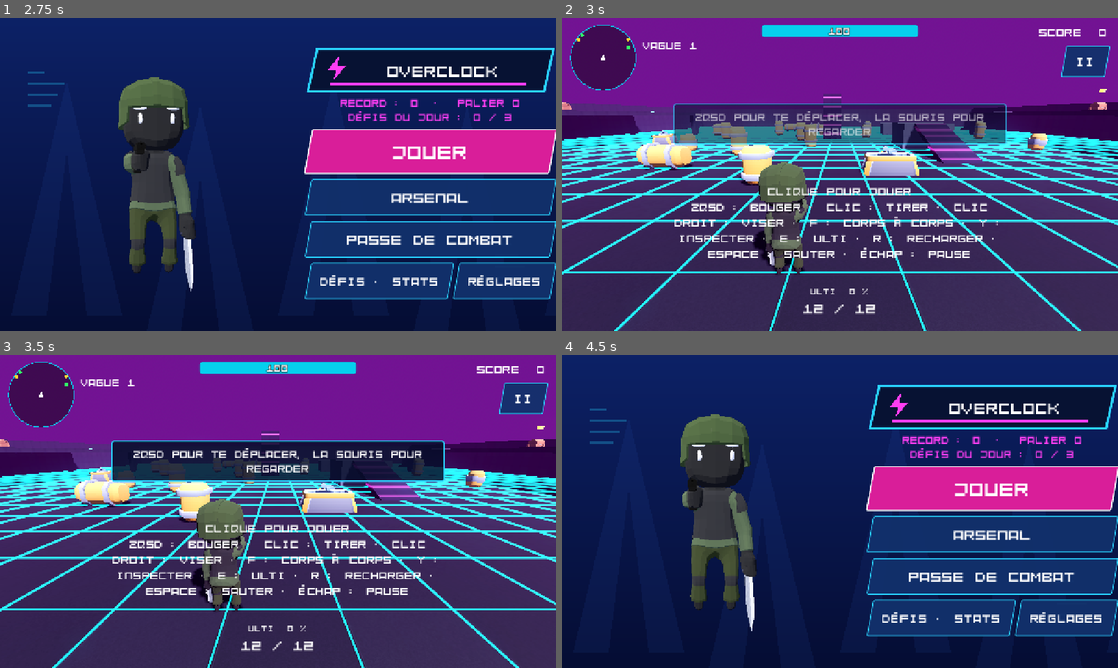
Above: before the commit, frames 1-4 (two rows, left to right).
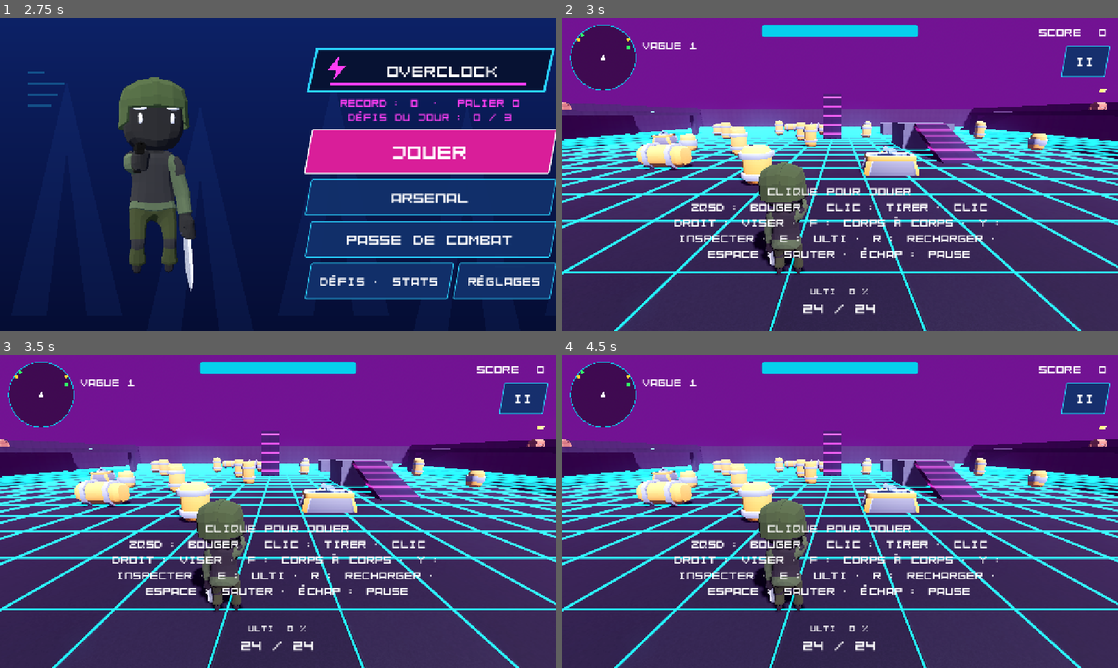
Above: after the commit, the same moments.

Repository: mariusortiz/overclock
Game: Godot game, scene res://scenes/loading.tscn
Two runs of this game, one before a commit and one after it. Both use one fixed random seed, a clock stepped at 60 frames per second and the inputs below.
Inputs (mouse positions are in pixels of both pictures, inside the frame that each line leads up to):
- Up to frame 1 (2.75 s): tap Enter at 0.5, 2 s; move the mouse to (400, 158) at 0.52 s; hold D (move_right) 0.53-1.25 s; tap F (melee) at 0.6 s; click (400, 158) at 0.67 s; tap Space (jump) at 0.77, 0.8, 1.07, 1.25, 2.3 s; drag from (166, 190) to (250, 237) at 1.27 s; move the mouse to (333, 105) at 2.02 s; hold D (move_right) from 2.03 s (still down); tap Y (inspect) at 2.1 s; click (333, 105) at 2.17 s
- Up to frame 2 (3 s): release D (move_right) at 2.75 s; click "JOUER" at 2.75 s
- Up to frame 3 (3.5 s): no input
- Up to frame 4 (4.5 s): click "II" at 3.5 s; click "MENU" (after the commit: "QUITTER (MOITIÉ XP)") at 4.25 s

Frame 1 is identical in both runs. In frame 2, 7.8% of the frame differs, in the area x 20-80%, y 3-95%; in frame 3, 8.3%; in frame 4, 100%, in the area x 0-100%, y 0-100%.
Error after the commit: Parse Error: Cannot infer the type of "map" variable because the value doesn't have a set type. (res://scripts/wave_manager.gd:206)

Commit message:
Bosses in the middle of the arena, inspection without the extra magazine, quitting pays half the XP
The boss of a wave now appears at the arena's center (nearest walkable
point). The magazine added to the inspection is gone: guns just turn and
tilt. QUITTER in the pause menu ends the game like a death: half the XP,
challenges, stats and leaderboard counted, then the end screen.

Co-Authored-By: Claude Opus 5.5 <noreply@anthropic.com>
Claude-Session: https://claude.ai/code/session_01TMrhLU8C9hMQ3DU14F1G1z

Diff:
--- a/scenes/hud.tscn
+++ b/scenes/hud.tscn
@@ -333,7 +333,7 @@
 [node name="Menu" type="Button" parent="PauseMenu/Center/Box"]
 custom_minimum_size = Vector2(0, 72)
 theme_override_font_sizes/font_size = 28
-text = "MENU"
+text = "QUITTER (MOITIÉ XP)"
 
 [node name="PerkChoice" type="Control" parent="."]
 process_mode = 3
--- a/scripts/hud.gd
+++ b/scripts/hud.gd
@@ -5,12 +5,14 @@
 
 signal replay_pressed
 signal menu_pressed
+## The player gave up the game from the pause menu.
+signal quit_pressed
 signal perk_chosen(type: Perk.Type)
 ## Answer to the choice offered after a boss: go on, or go home with the XP.
 signal exit_chosen(leave: bool)
 
 ## How a game ended.
-enum Result { DEATH, VICTORY, LEFT }
+enum Result { DEATH, VICTORY, LEFT, QUIT }
 
 const BANNER_TIME := 2.5
 const FADE_TIME := 0.4
@@ -68,7 +70,7 @@
 	_replay_button.pressed.connect(replay_pressed.emit)
 	_menu_button.pressed.connect(menu_pressed.emit)
 	_pause_button.pressed.connect(pause_menu.open)
-	pause_menu.menu_pressed.connect(menu_pressed.emit)
+	pause_menu.menu_pressed.connect(quit_pressed.emit)
 	for i in _perk_buttons.size():
 		_perk_buttons[i].pressed.connect(_on_perk_button_pressed.bind(i))
 	_continue_button.pressed.connect(_on_exit_button_pressed.bind(false))
@@ -292,11 +294,15 @@
 		_best_score.text += "  ·  %de du classement" % rank if rank > 1 else "  ·  1er du classement"
 	if result == Result.DEATH:
 		_xp_label.text += "  (moitié : tu es mort)"
+	elif result == Result.QUIT:
+		_xp_label.text += "  (moitié : partie quittée)"
 	for challenge in challenges:
 		_xp_label.text += "\nDéfi réussi : %s  +%d XP" % [challenge.text, challenge.xp]
 	if not unlocked.is_empty():
 		_xp_label.text += "\nDébloqué : " + ", ".join(unlocked)
-	if result != Result.DEATH:
+	if result == Result.QUIT:
+		_end_title.text = "PARTIE QUITTÉE"
+	elif result != Result.DEATH:
 		_end_title.text = "VICTOIRE" if result == Result.VICTORY else "XP ENCAISSÉE"
 		_end_title.add_theme_color_override("font_color", Color(1.0, 0.85, 0.3))
 		_replay_button.visible = result == Result.LEFT
--- a/scripts/inspection.gd
+++ b/scripts/inspection.gd
@@ -1,8 +1,8 @@
 class_name Inspection
 extends Node3D
 ## Weapon inspection: brings a copy of the weapon up close in front of the
-## camera and plays with it. A gun is turned over and its magazine comes out,
-## spins and goes back in; a butterfly knife flips open and shut; any other
+## camera and plays with it. A gun is shown side-on, tilted one way then the
+## other, and turned over; a butterfly knife flips open and shut; any other
 ## melee weapon is turned around. Add it as a child of the camera.
 ##
 ## The copy moves on its own: the characters have no animation for this.
@@ -16,10 +16,6 @@
 const GUN_LENGTH := 0.5
 const MELEE_HEIGHT := 0.46
 const DURATION := {Kind.GUN: 3.7, Kind.BUTTERFLY: 3.5, Kind.MELEE: 2.6}
-## Guns loaded some other way than with a magazine: they roll over instead.
-const NO_MAGAZINE: Array[String] = ["revolver", "shotgun", "bazooka"]
-## Guns whose magazine is in the grip rather than ahead of it.
-const MAGAZINE_IN_GRIP: Array[String] = ["blaster", "pistol"]
 const BUTTERFLY_ID := "butterfly"
 ## Height of the butterfly knife's pivot above the hand: the 0.07 pivot of
 ## tools/make_melee_models.py at its scale of 1.85.
@@ -33,16 +29,6 @@
 	[1.2, Vector3(-25, 90, 12)], [2.2, Vector3(-25, 90, 12)], [2.5, Vector3(0, 90, 0)],
 	[2.9, Vector3(0, 270, 0)], [3.3, Vector3(10, 270, -6)], [3.7, Vector3(0, 300, -30)],
 ]
-const GUN_ROLL := [
-	[0.0, Vector3(0, 40, -30)], [0.35, Vector3(0, 90, 0)], [1.0, Vector3(0, 90, 8)],
-	[2.2, Vector3(360, 90, 8)], [2.5, Vector3(360, 90, 0)],
-	[2.9, Vector3(360, 270, 0)], [3.3, Vector3(370, 270, -6)], [3.7, Vector3(360, 300, -30)],
-]
-## How far the magazine is out of the gun, in magazine heights, and its spin.
-const MAGAZINE_OUT := [[1.0, 0.0], [1.3, 1.2], [1.6, 1.8], [1.9, 1.8], [2.1, 1.2], [2.3, 0.0]]
-const MAGAZINE_SPIN := [[1.3, 0.0], [1.95, 360.0]]
-## The gun jumps a little when the magazine clicks back in.
-const GUN_KICK := [[2.25, 0.0], [2.32, 0.02], [2.5, 0.0]]
 
 const KNIFE_PLACE := [[0.0, HIDDEN], [0.3, SHOWN], [3.1, SHOWN], [3.5, HIDDEN]]
 ## Angle of each handle around the pivot: 0 is open, 180 folded over the blade.
@@ -59,10 +45,6 @@
 var _time := 0.0
 var _item: Node3D
 var _item_scale := 1.0
-var _no_magazine := false
-var _magazine: MeshInstance3D
-var _magazine_seat := Vector3.ZERO
-var _magazine_height := 0.0
 var _handle_a: Node3D
 var _handle_b: Node3D
 
@@ -124,26 +106,6 @@
 	model.position.z = GUN_LENGTH * 0.4
 	_item.add_child(model)
 
-	var id: String = gun.id
-	_no_magazine = NO_MAGAZINE.any(func(prefix: String) -> bool: return id.begins_with(prefix))
-	if _no_magazine:
-		return
-	var in_grip: bool = MAGAZINE_IN_GRIP.any(func(prefix: String) -> bool: return id.begins_with(prefix))
-	var box := BoxMesh.new()
-	box.size = Vector3(0.03, 0.12, 0.055) if in_grip else Vector3(0.032, 0.15, 0.07)
-	box.material = Loadout.magazine_material(skin)
-	_magazine = MeshInstance3D.new()
-	_magazine.mesh = box
-	_magazine_height = box.size.y
-	# Seated, it is flush with the underside of the gun; the model's lowest
-	# point tells where that is.
-	var measures: Dictionary = WeaponModels.DATA[gun.model]
-	var low: Vector3 = measures.min
-	var high: Vector3 = measures.max
-	var bottom := low.y * GUN_LENGTH / (high.x - low.x)
-	_magazine_seat = model.position + Vector3(0, bottom + _magazine_height / 2.0, 0.0 if in_grip else -GUN_LENGTH * 0.2)
-	_item.add_child(_magazine)
-
 
 func _show_butterfly(skin: Dictionary) -> void:
 	_kind = Kind.BUTTERFLY
@@ -177,16 +139,10 @@
 func _pose() -> void:
 	match _kind:
 		Kind.GUN:
-			var attitude: Vector3 = _at(GUN_ROLL if _no_magazine else GUN_TURN)
-			var kick: float = _at(GUN_KICK)
-			_item.position = (_at(GUN_PLACE) as Vector3) + Vector3.UP * kick
+			var attitude: Vector3 = _at(GUN_TURN)
+			_item.position = _at(GUN_PLACE)
 			_item.basis = Basis(Vector3.BACK, deg_to_rad(attitude.z)) * Basis(Vector3.UP, deg_to_rad(attitude.y)) \
 					* Basis(Vector3.FORWARD, deg_to_rad(attitude.x))
-			if not _no_magazine:
-				var out: float = _at(MAGAZINE_OUT)
-				var spin: float = _at(MAGAZINE_SPIN)
-				_magazine.position = _magazine_seat + Vector3.DOWN * out * _magazine_height
-				_magazine.rotation.y = deg_to_rad(spin)
 		Kind.BUTTERFLY:
 			var spin: float = _at(KNIFE_SPIN)
 			var lean: float = _at(KNIFE_LEAN)
--- a/scripts/loadout.gd
+++ b/scripts/loadout.gd
@@ -291,13 +291,6 @@
 	return melee_bounds(item).end.y > MELEE_LONG
 
 
-## What a gun's magazine is made of: the skin's finish, or bare steel.
-static func magazine_material(skin: Dictionary) -> StandardMaterial3D:
-	if skin.pattern:
-		return _finish(skin, PATTERN_SCALE)
-	return _melee_material("Blade")
-
-
 ## Box around a melee weapon's model, to frame it when it is shown alone.
 static func melee_bounds(item: Dictionary) -> AABB:
 	return (load(MELEE_DIR + item.model + ".obj") as Mesh).get_aabb()
--- a/scripts/main.gd
+++ b/scripts/main.gd
@@ -62,6 +62,7 @@
 	hud.menu_pressed.connect(get_tree().change_scene_to_file.bind(MENU_SCENE), CONNECT_DEFERRED)
 	hud.perk_chosen.connect(_on_perk_chosen)
 	hud.exit_chosen.connect(_on_exit_chosen)
+	hud.quit_pressed.connect(_on_quit_pressed)
 
 	player.weapon.hit_confirmed.connect(hud.reticle.show_hit)
 	player.melee.hit_confirmed.connect(hud.reticle.show_hit)
@@ -331,6 +332,16 @@
 		Engine.time_scale = 1.0
 
 
+## Giving up from the pause menu ends the game like a death: half the XP,
+## the challenges and stats counted, then the end screen.
+func _on_quit_pressed() -> void:
+	waves.stop()
+	player.process_mode = Node.PROCESS_MODE_DISABLED
+	Input.action_release("fire")
+	Input.mouse_mode = Input.MOUSE_MODE_VISIBLE
+	_show_results(Hud.Result.QUIT)
+
+
 ## The game goes on past the Titan, from the first arena.
 func _start_endless() -> void:
 	_won = false
@@ -381,7 +392,7 @@
 	if is_record:
 		SaveData.save_high_score(score)
 	var xp := _earned_xp()
-	if result == Hud.Result.DEATH:
+	if result == Hud.Result.DEATH or result == Hud.Result.QUIT:
 		@warning_ignore("integer_division")
 		xp /= 2
 	# Challenges pay in full, even after a death.
--- a/scripts/pause_menu.gd
+++ b/scripts/pause_menu.gd
@@ -1,6 +1,7 @@
 class_name PauseMenu
 extends Control
-## Pause screen; the settings come from SettingsControls. Keeps running while the game is paused.
+## Pause screen; the settings come from SettingsControls. Its last button
+## gives up the game (see Main._on_quit_pressed). Keeps running while the game is paused.
 ## Opens with the pause button, Escape, or the Android back button.
 
 signal menu_pressed
@@ -58,5 +59,6 @@
 
 
 func _on_menu_pressed() -> void:
+	visible = false
 	get_tree().paused = false
 	menu_pressed.emit()
--- a/scripts/wave_manager.gd
+++ b/scripts/wave_manager.gd
@@ -184,6 +184,8 @@
 		enemy = enemy_scene.instantiate()
 		_configure(enemy)
 	enemy.position = point.global_position
+	if enemy is Boss:
+		enemy.position = _arena_center()
 	if enemy.flying:
 		enemy.position.y += FLYING_SPAWN_HEIGHT
 	enemy.died.connect(_on_enemy_died)
@@ -198,6 +200,14 @@
 		boss_spawned.emit(enemy)
 
 
+## The middle of the arena, or the nearest walkable point to it when some
+## scenery stands there.
+func _arena_center() -> Vector3:
+	var map := get_parent().get_world_3d().navigation_map
+	var center := NavigationServer3D.map_get_closest_point(map, Vector3.ZERO)
+	return center if center != Vector3.ZERO else Vector3(0, 0.1, 0)
+
+
 ## The bosses take turns, one per arena, and get tougher each time they come
 ## around.
 func _create_boss() -> Boss:
